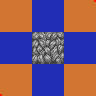
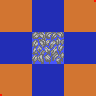
Layer changes from the first 96x96 image to the second:
added layer "Слой 23" in group "Листья отдельно" over box(32, 32, 64, 64)
added layer "Слой 22" in group "Листья отдельно" over box(32, 32, 64, 64)
added layer "Слой 21" in group "Листья отдельно" over box(32, 32, 64, 64)
added layer "Слой 20" in group "Листья отдельно" over box(32, 32, 64, 64)
added layer "Слой 19" in group "Листья отдельно" over box(32, 32, 64, 64)
added layer "Слой 18" in group "Листья отдельно" over box(32, 32, 64, 64)
added layer "Слой 17" in group "Листья отдельно" over box(32, 32, 64, 64)
added layer "Слой 16" in group "Листья отдельно" over box(32, 32, 64, 64)
added layer "Слой 15" in group "Листья отдельно" over box(32, 32, 64, 64)
added layer "Слой 14" in group "Листья отдельно" over box(32, 32, 64, 64)
added layer "Слой 13" in group "Листья отдельно" over box(32, 32, 64, 64)
added layer "Слой 12" in group "Листья отдельно" over box(32, 32, 64, 64)
added layer "Слой 11" in group "Листья отдельно" over box(32, 32, 64, 64)
added layer "Слой 10" in group "Листья отдельно" over box(32, 32, 64, 64)
added layer "Слой 9" in group "Листья отдельно" over box(32, 32, 64, 64)
added layer "Слой 8" in group "Листья отдельно" over box(32, 32, 64, 64)
added layer "Слой 7" in group "Листья отдельно" over box(32, 32, 64, 64)
added layer "Слой 6" in group "Листья отдельно" over box(32, 32, 64, 64)
added layer "Слой 5" in group "Листья отдельно" over box(32, 32, 64, 64)
added layer "Слой 4" in group "Листья отдельно" over box(32, 32, 64, 64)
added layer "Слой 3" in group "Листья отдельно" over box(32, 32, 64, 64)
added layer "Слой 2" in group "Листья отдельно" over box(32, 32, 64, 64)
hid "leaves_birch_opaque" over box(32, 32, 64, 64)
